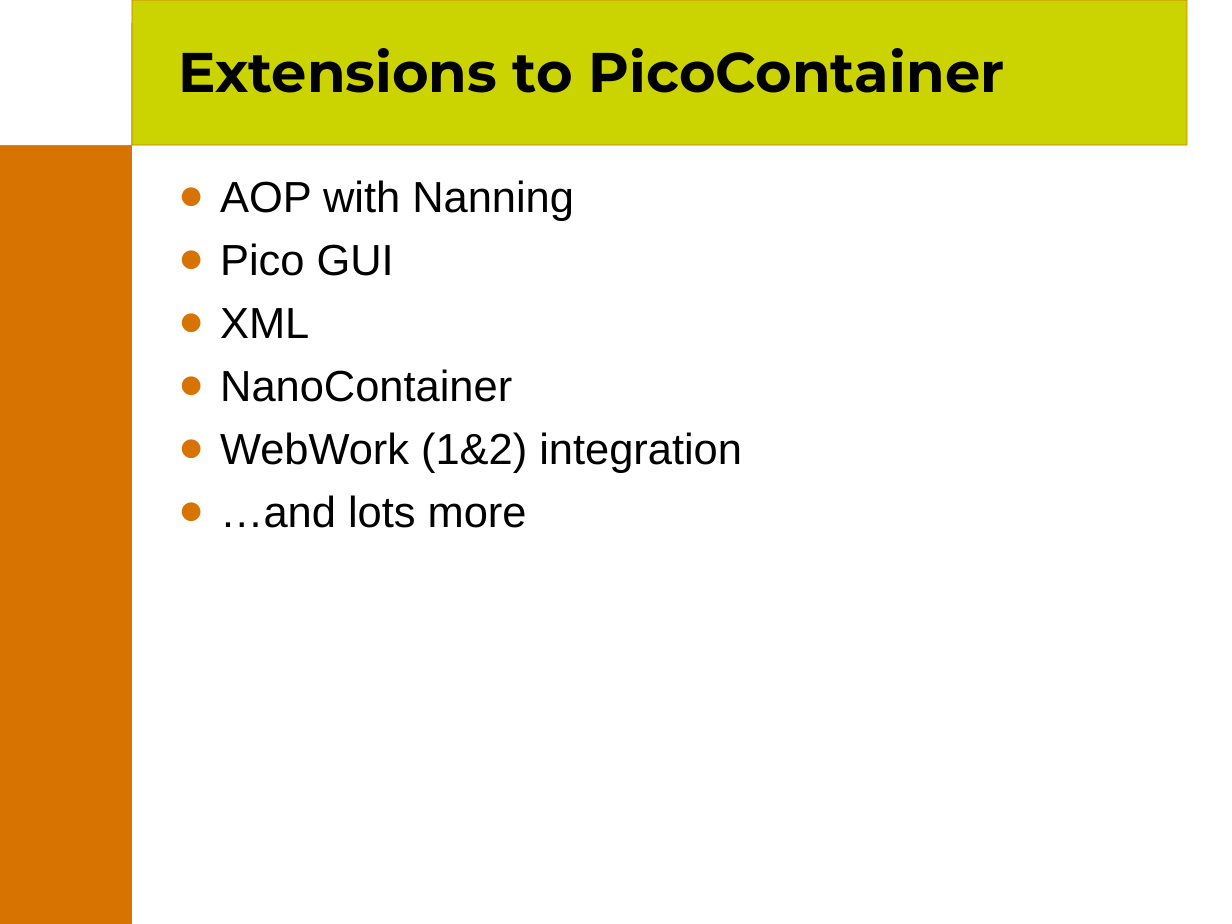
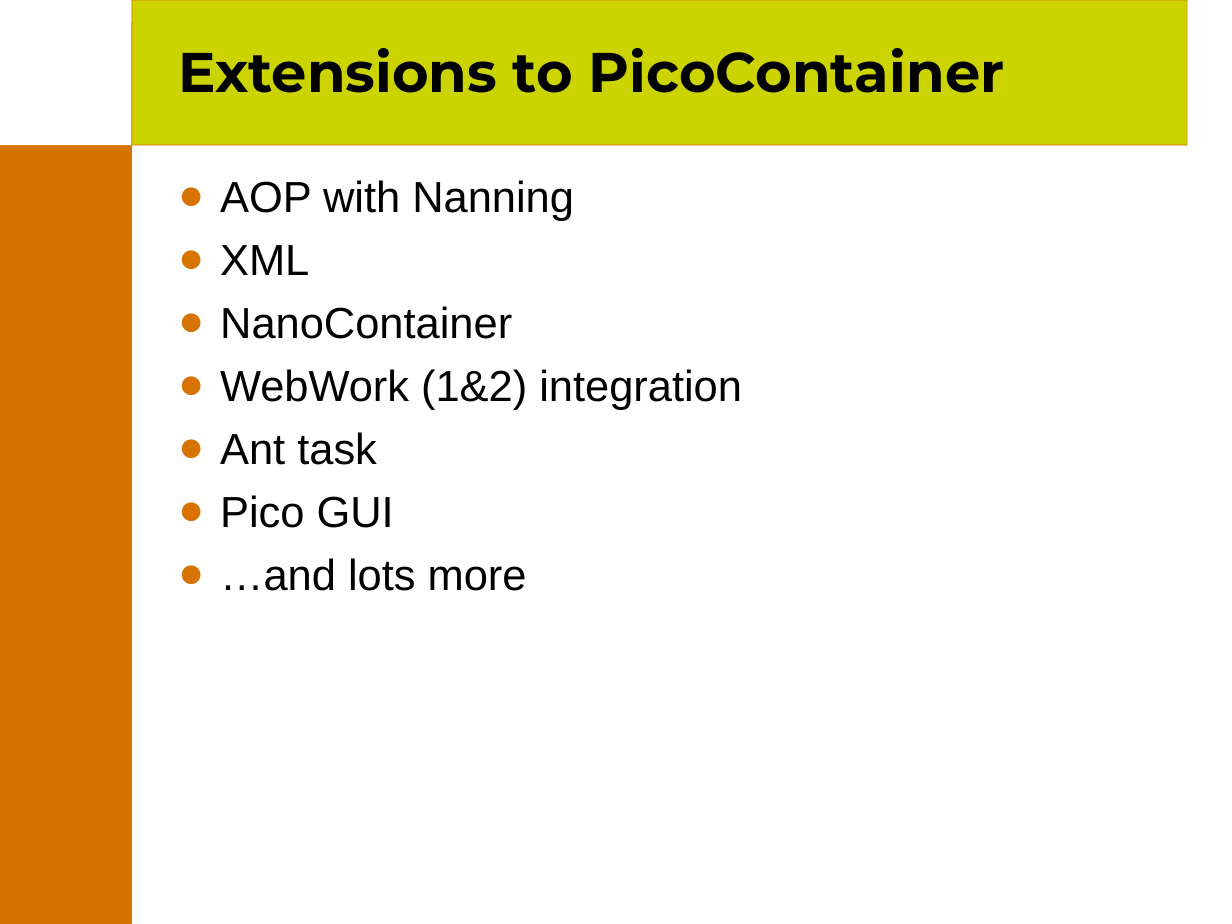
Before and after one commit to joehni/PicoContainer1-CVS, a slide deck: slide 22 of site/presentations/PicoContainer.ppt (slide 28 before the commit). Drawn at 1232x924 pixels with LibreOffice and Linux fonts; fonts in the diff are those of the drawing; background and template pictures are left out. Boxes give left, top, right and bottom in pixels: in the first picture for what was removed or moved away, otherwise in the second. Text is boxed around its words. In the diff, an @@ line names an element or a change of style, - is before the commit and + after.

```diff
--- a/site/presentations/PicoContainer.ppt
+++ b/site/presentations/PicoContainer.ppt
@@ text at (x1=220, y1=243, x2=394, y2=276): paragraph removed @@
-● Pico GUI
@@ text at (x1=220, y1=432, x2=394, y2=528): paragraphs added @@
+● Ant task
+● Pico GUI
```
Also in this commit, not shown: 14 other slides changed, 4 slides added, 7 slides removed.
